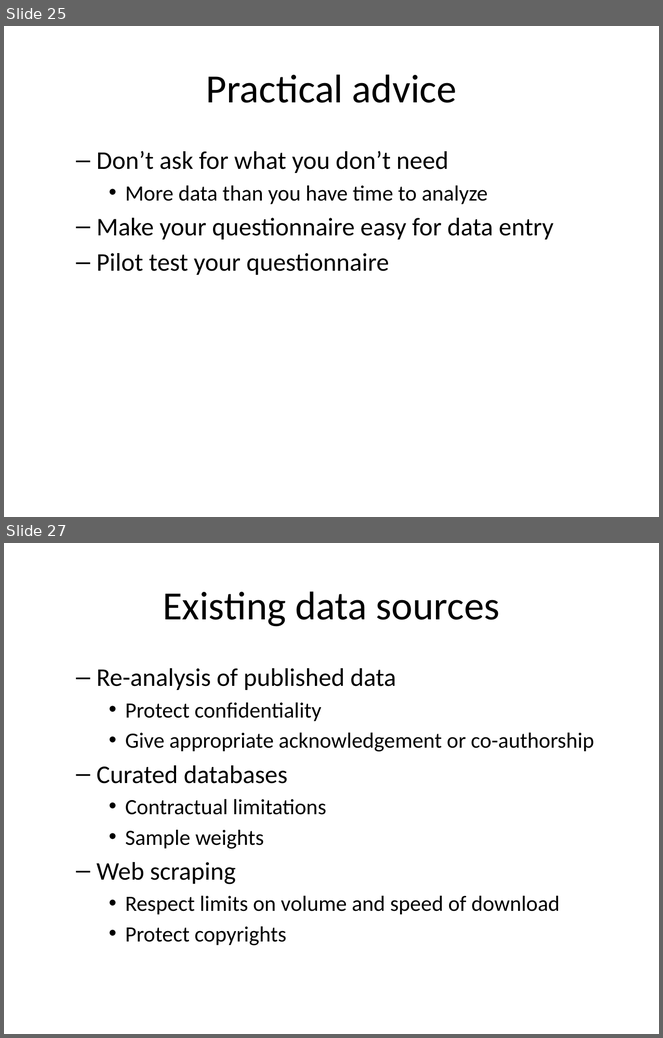
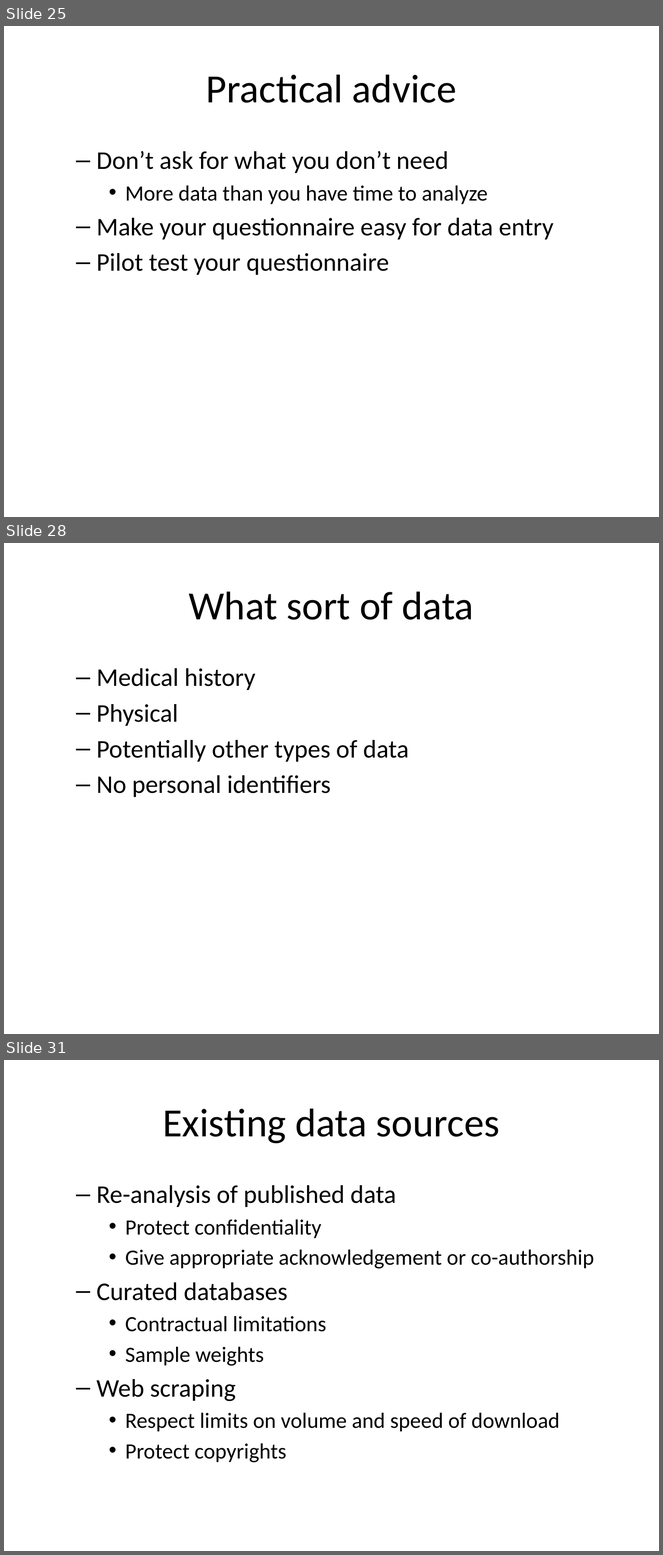
Before and after one commit to pmean/classes, a slide deck: clinical-research-methodology/results/video10-data-collection.pptx. Shown one above the other, each under a label of ours: slides 25 and 27 before the commit, slides 25, 28 and 31 after it; the slides between them are not shown. The pictures are 663x1038 and 663x1555 pixels, drawn with LibreOffice and Linux fonts; fonts in the diff are those of the drawing. Boxes give left, top, right and bottom in pixels: in the first picture for what was removed or moved away, otherwise in the second. Text is boxed around its words. In the diff, an @@ line names an element or a change of style, - is before the commit and + after.

```diff
--- a/clinical-research-methodology/results/video10-data-collection.pptx
+++ b/clinical-research-methodology/results/video10-data-collection.pptx
@@ slide 28 added at box(4, 543, 659, 1034), background #FFFFFF @@
@@ title added at box(189, 591, 474, 620), 44 pt, text #000000 @@
+What sort of data
@@ text added at box(97, 668, 409, 797), 28 pt, text #000000 @@
+  – Medical history
+  – Physical
+  – Potentially other types of data
+  – No personal identifiers
@@ what was slide 27 is now slide 31 @@
```
Also in this commit, not shown: 6 slides changed, 3 other slides added, 1 other file.
